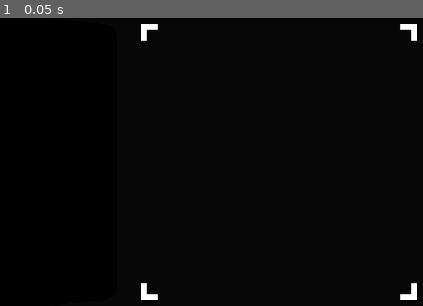
Above: before the commit, frame 1.
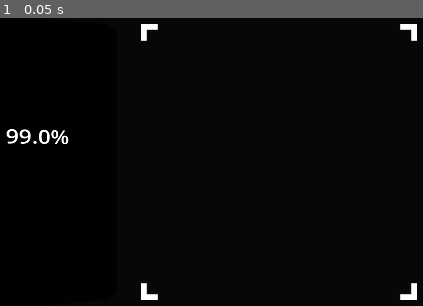
Above: after the commit, the same moment.

Repository: anthony-63/FluxV3
Game: Godot game, scene res://scenes/game.tscn
Same seed, same stepped clock (60 frames per second), same inputs: the game is played once before the commit and once after it. This scene is started directly instead of the project's main scene.
Inputs:
- Up to frame 1 (0.05 s): no input

The runs differ from the first frame. In frame 1, 0.4% of the frame differs, in the area x 1-17%, y 38-44%.

Commit message:
everything+smaller debug text

Diff:
--- a/prefabs/lefthud.tscn
+++ b/prefabs/lefthud.tscn
@@ -7,8 +7,35 @@
 corner_radius_bottom_right = 32
 corner_radius_bottom_left = 32
 
-[node name="HUD" type="Panel"]
+[sub_resource type="LabelSettings" id="LabelSettings_81c0g"]
+font_size = 48
+
+[node name="HUD" type="LeftHUD"]
 custom_minimum_size = Vector2(360, 720)
 offset_right = 40.0
 offset_bottom = 40.0
+
+[node name="Panel" type="Panel" parent="."]
+layout_mode = 1
+anchors_preset = 15
+anchor_right = 1.0
+anchor_bottom = 1.0
+grow_horizontal = 2
+grow_vertical = 2
 theme_override_styles/panel = SubResource("StyleBoxFlat_argoq")
+
+[node name="Accuracy" type="Label" parent="."]
+layout_mode = 1
+anchors_preset = 8
+anchor_left = 0.5
+anchor_top = 0.5
+anchor_right = 0.5
+anchor_bottom = 0.5
+offset_left = -67.5
+offset_top = -97.5
+offset_right = 67.5
+offset_bottom = -30.5
+grow_horizontal = 2
+grow_vertical = 2
+text = "99.0%"
+label_settings = SubResource("LabelSettings_81c0g")
--- a/project.godot
+++ b/project.godot
@@ -30,3 +30,17 @@
 "events": [Object(InputEventKey,"resource_local_to_scene":false,"resource_name":"","device":-1,"window_id":0,"alt_pressed":false,"shift_pressed":false,"ctrl_pressed":true,"meta_pressed":false,"pressed":false,"keycode":0,"physical_keycode":79,"key_label":0,"unicode":0,"echo":false,"script":null)
 ]
 }
+
+[physics]
+
+common/physics_ticks_per_second=120
+
+[rendering]
+
+occlusion_culling/bvh_build_quality=0
+gl_compatibility/driver.windows="opengl3_angle"
+gl_compatibility/driver.linuxbsd="opengl3_es"
+gl_compatibility/driver.macos="opengl3_angle"
+gl_compatibility/nvidia_disable_threaded_optimization=false
+driver/threads/thread_model=2
+anti_aliasing/screen_space_roughness_limiter/enabled=false
--- a/scenes/game.tscn
+++ b/scenes/game.tscn
@@ -21,7 +21,7 @@
 viewport_path = NodePath("HUD/LeftViewport")
 
 [sub_resource type="StandardMaterial3D" id="StandardMaterial3D_haxa0"]
-render_priority = 2
+render_priority = -1
 transparency = 4
 depth_draw_mode = 1
 shading_mode = 0
@@ -36,11 +36,11 @@
 use_colors = true
 instance_count = 1
 mesh = ExtResource("5_oqkyy")
-buffer = PackedFloat32Array(0, 0, 0, 0.7, 8.5, 146.5, 0, 0, 0, 0.7, 9.5, 147.5, 0, 0, 0, 0.7)
+buffer = PackedFloat32Array(0, 0, 0, 0.7, 8.5, 146.5, 0, 0, 0, 0.7, 9.5, 147.5, 0, 0, 0, 0.699707)
 
 [sub_resource type="LabelSettings" id="LabelSettings_7wv0u"]
 line_spacing = 0.0
-font_size = 24
+font_color = Color(0.632686, 0.632686, 7.70092e-07, 1)
 
 [node name="Game" type="Node3D"]
 
@@ -58,7 +58,7 @@
 [node name="Camera" type="Camera3D" parent="Player"]
 fov = 70.0
 
-[node name="HUD" type="Node3D" parent="."]
+[node name="HUD" type="HudManager" parent="."]
 
 [node name="Grid" type="Sprite3D" parent="HUD"]
 texture = ExtResource("1_ju5r5")
@@ -91,6 +91,8 @@
 
 [node name="NoteRenderer" type="NoteRenderer" parent="NoteManager"]
 transform = Transform3D(1, 0, 0, 0, 1, 0, 0, 0, 1, 0, 0, -0.15)
+layers = 2
+sorting_offset = 1.0
 material_override = SubResource("StandardMaterial3D_haxa0")
 gi_mode = 0
 multimesh = SubResource("MultiMesh_sp2eq")
Not shown: 1 places in prefabs/lefthud.tscn that only renumber resources
